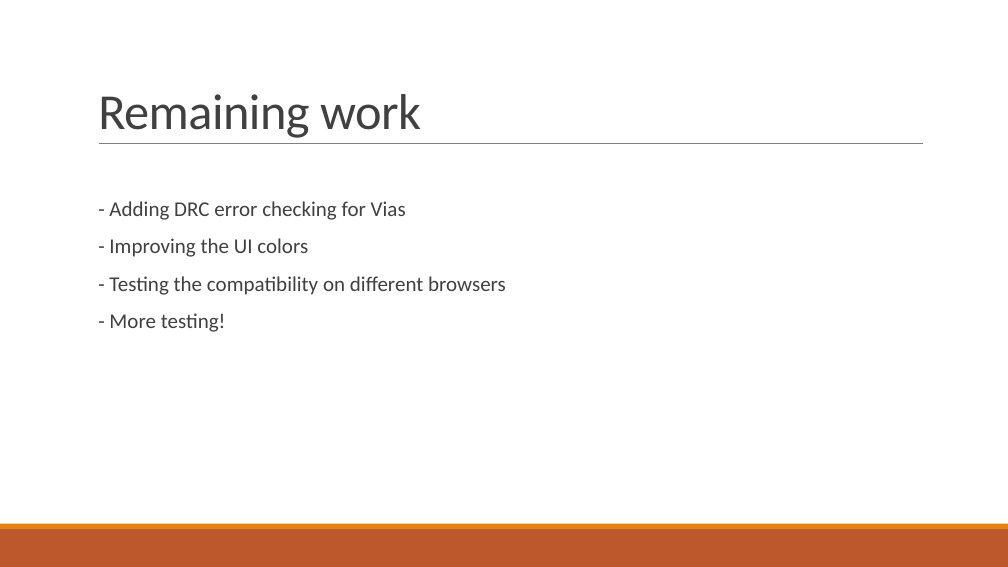
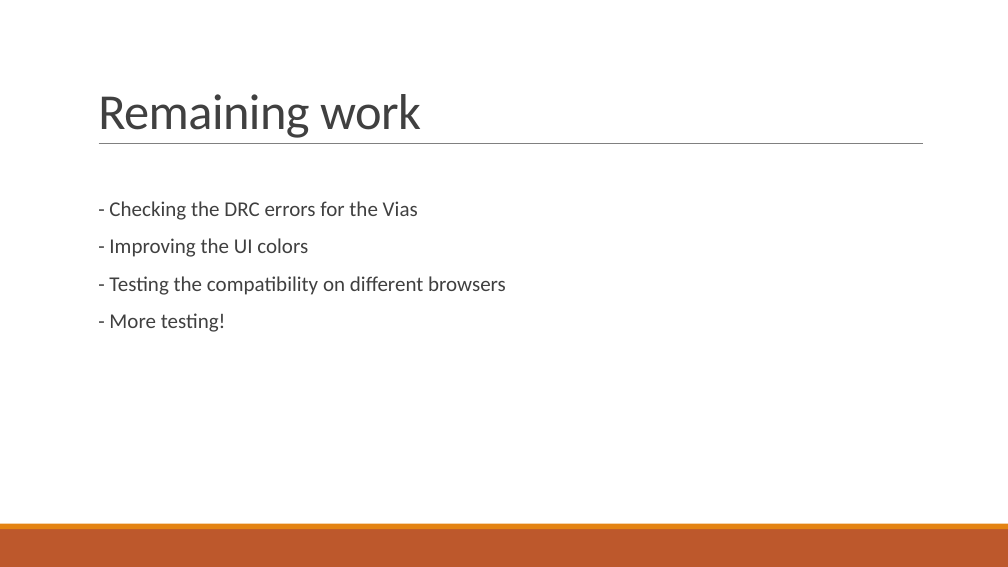
Before and after one commit to AhmedSharaf98/DEF-to-SVG, a slide deck: slide 17 of docs/DEF-LEF to SVG.pptx (slide 15 before the commit). Drawn at 1008x567 pixels with LibreOffice and Linux fonts; fonts in the diff are those of the drawing. Boxes give left, top, right and bottom in pixels: in the first picture for what was removed or moved away, otherwise in the second. Text is boxed around its words. In the diff, an @@ line names an element or a change of style, - is before the commit and + after.

```diff
--- a/docs/DEF-LEF to SVG.pptx
+++ b/docs/DEF-LEF to SVG.pptx
@@ text at bbox=[109, 201, 418, 220]: text changed @@
-  - Adding DRC error checking for Vias
+  - Checking the DRC errors for the Vias
```
Also in this commit, not shown: 1 other slide changed, 2 slides added, 3 other files.
